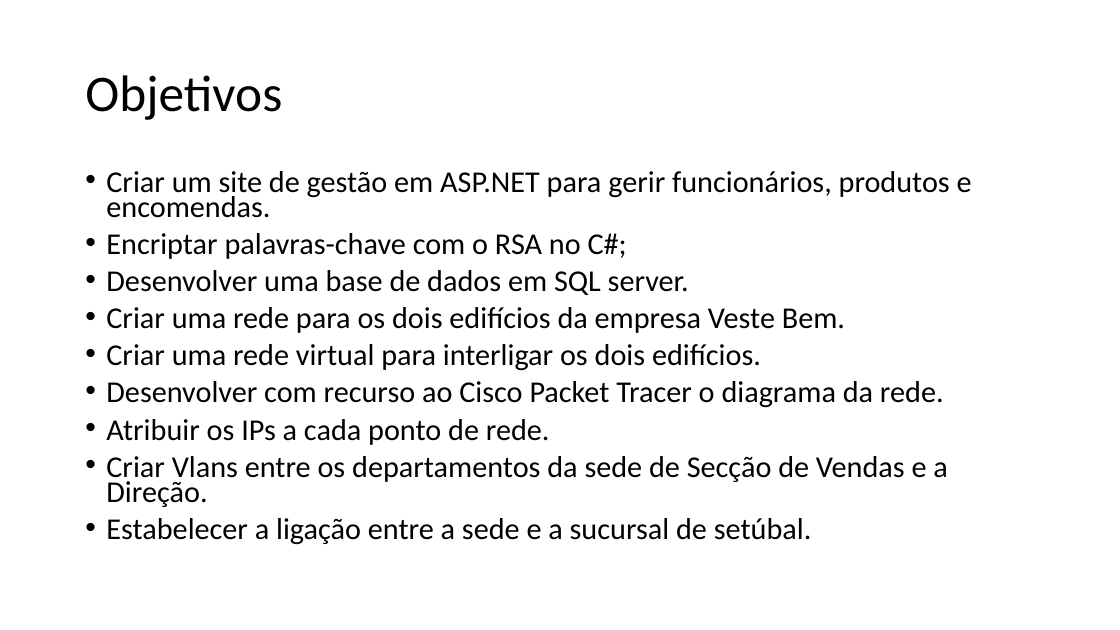
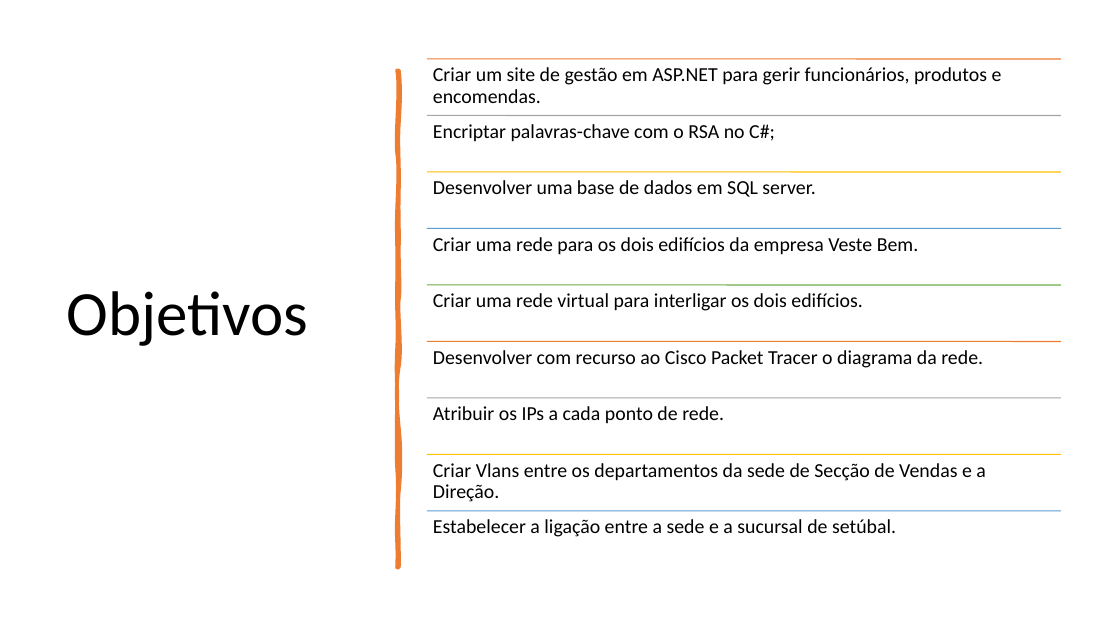
Before and after one commit to AndreZila01/Project-C-Sharp2.0, a slide deck: slide 4 of RelatorioEApresentação/Projeto mod 16.pptx. Drawn at 1120x630 pixels with LibreOffice and Linux fonts; fonts in the diff are those of the drawing. Boxes give left, top, right and bottom in pixels: in the first picture for what was removed or moved away, otherwise in the second. Text is boxed around its words. In the diff, an @@ line names an element or a change of style, - is before the commit and + after.

```diff
--- a/RelatorioEApresentação/Projeto mod 16.pptx
+++ b/RelatorioEApresentação/Projeto mod 16.pptx
@@ title "Objetivos": place and size @@
-title "Objetivos" at bbox=[85, 75, 282, 120]
+title "Objetivos" at bbox=[67, 291, 309, 346]
@@ title "Objetivos" at bbox=[67, 291, 309, 346]: size 44 to 54 pt @@
@@ freeform shape added at bbox=[397, 71, 399, 568], fill #ED7D31, outline #ED7D31 3.25 pt @@
@@ text removed at bbox=[106, 171, 972, 545] @@
-• Criar um site de gestão em ASP.NET para gerir funcionários, produtos e encomendas.
-• Encriptar palavras-chave com o RSA no C#;
-• Desenvolver uma base de dados em SQL server.
-• Criar uma rede para os dois edifícios da empresa Veste Bem.
-• Criar uma rede virtual para interligar os dois edifícios.
-• Desenvolver com recurso ao Cisco Packet Tracer o diagrama da rede.
-• Atribuir os IPs a cada ponto de rede.
-• Criar Vlans entre os departamentos da sede de Secção de Vendas e a Direção.
-• Estabelecer a ligação entre a sede e a sucursal de setúbal.
@@ group added at bbox=[427, 59, 1061, 537]: 9 lines, 9 texts @@
+Criar um site de gestão em ASP.NET para gerir funcionários, produtos e encomendas.
+Encriptar palavras-chave com o RSA no C#;
+Desenvolver uma base de dados em SQL server.
+Criar uma rede para os dois edifícios da empresa Veste Bem.
+Criar uma rede virtual para interligar os dois edifícios.
+Desenvolver com recurso ao Cisco Packet Tracer o diagrama da rede.
+Atribuir os IPs a cada ponto de rede.
+Criar Vlans entre os departamentos da sede de Secção de Vendas e a Direção.
+Estabelecer a ligação entre a sede e a sucursal de setúbal.
```
Also in this commit, not shown: 7 other slides changed, 1 slide added, 2 slides removed, 9 other files.
